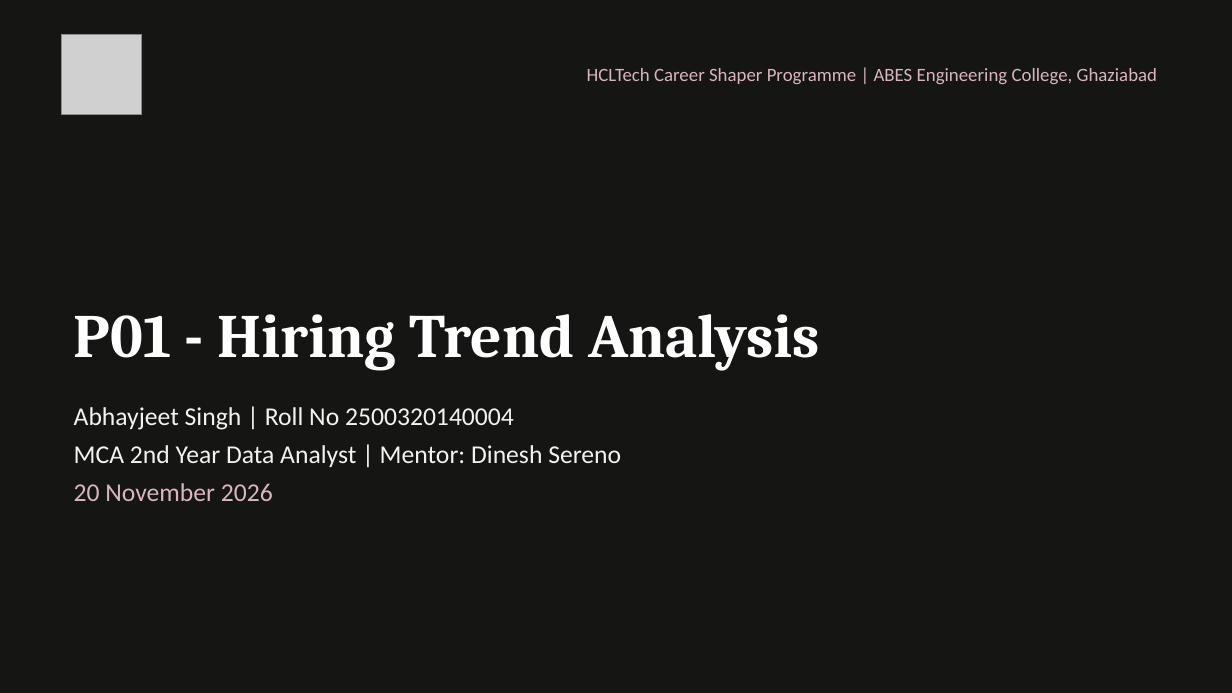
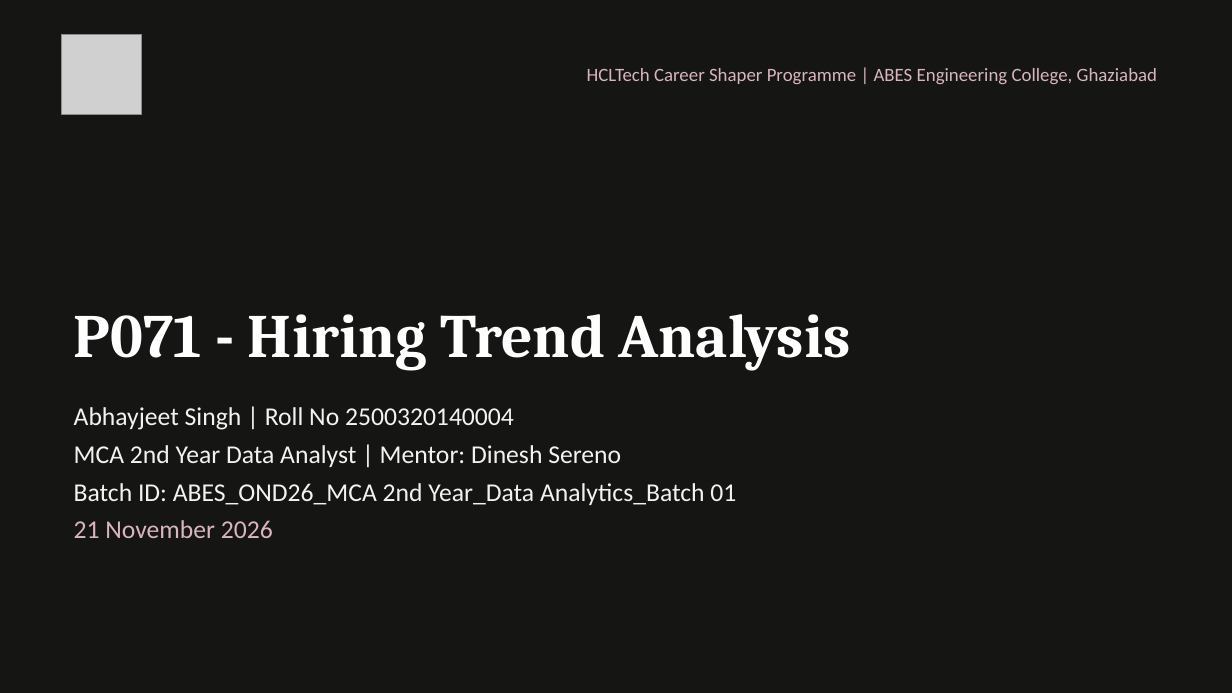
Before and after one commit to AbhayThakurAJ/hiring-trend-analysis, a slide deck: slide 1 of LMS_Submissions/02_Project_Presentation_P01_Hiring_Trend_Analysis.pptx. Drawn at 1232x693 pixels with LibreOffice and Linux fonts; fonts in the diff are those of the drawing; grey boxes stand for pictures. Boxes give left, top, right and bottom in pixels: in the first picture for what was removed or moved away, otherwise in the second. Text is boxed around its words. In the diff, an @@ line names an element or a change of style, - is before the commit and + after.

Commit message:
Update Project ID to P071 and Batch ID to ABES_OND26_MCA 2nd Year_Data Analytics_Batch 01 across all documents, code, and deliverables

```diff
--- a/LMS_Submissions/02_Project_Presentation_P01_Hiring_Trend_Analysis.pptx
+++ b/LMS_Submissions/02_Project_Presentation_P01_Hiring_Trend_Analysis.pptx
@@ text at [74,314,851,371]: text changed @@
-P01 - Hiring Trend Analysis
+P071 - Hiring Trend Analysis
@@ text at [74,483,736,538]: text changed; text colour #D9B5BC to #F4F1F1 @@
-20 November 2026
+Batch ID: ABES_OND26_MCA 2nd Year_Data Analytics_Batch 01
+21 November 2026
```
Also in this commit, not shown: 9 other slides changed, 51 other files.
